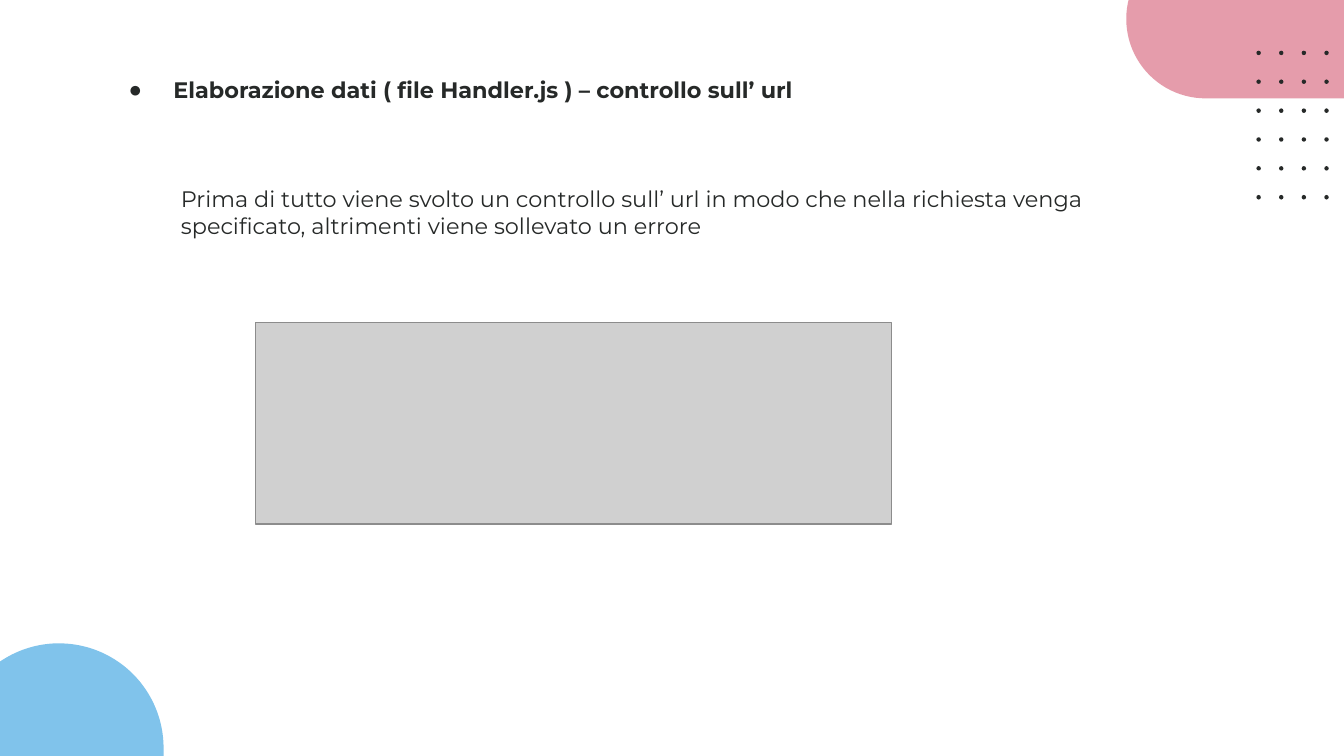
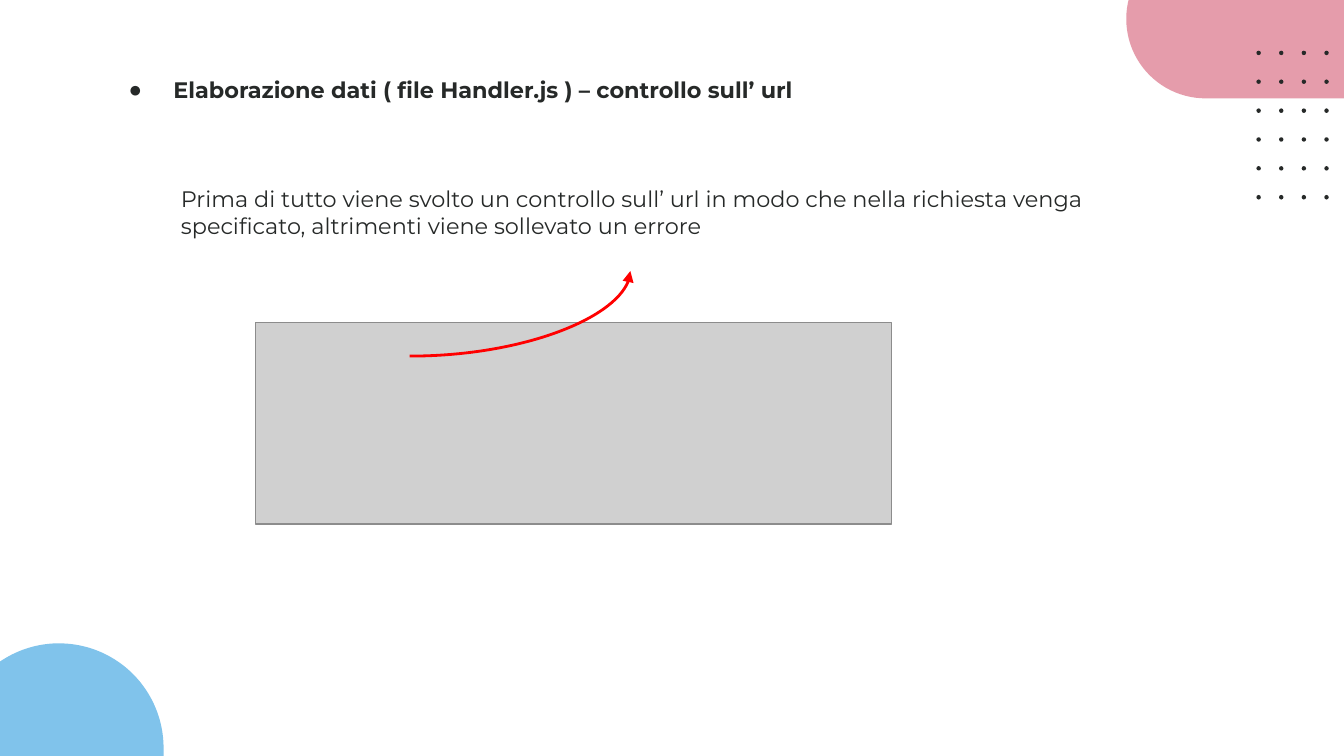
Before and after one commit to giotentori/unibg_cloud_and_mobile, a slide deck: slide 29 of Progetto_TCM/Progetto3.0/CommuniTEDx_3.0.pptx. Drawn at 1344x756 pixels with LibreOffice and Linux fonts; fonts in the diff are those of the drawing; grey boxes stand for pictures. Boxes give left, top, right and bottom in pixels: in the first picture for what was removed or moved away, otherwise in the second. Text is boxed around its words. In the diff, an @@ line names an element or a change of style, - is before the commit and + after.

```diff
--- a/Progetto_TCM/Progetto3.0/CommuniTEDx_3.0.pptx
+++ b/Progetto_TCM/Progetto3.0/CommuniTEDx_3.0.pptx
@@ curved arrow added from (410, 356) to (630, 271), #FF0000 1.5 pt @@
```
Also in this commit, not shown: 4 other slides changed.
